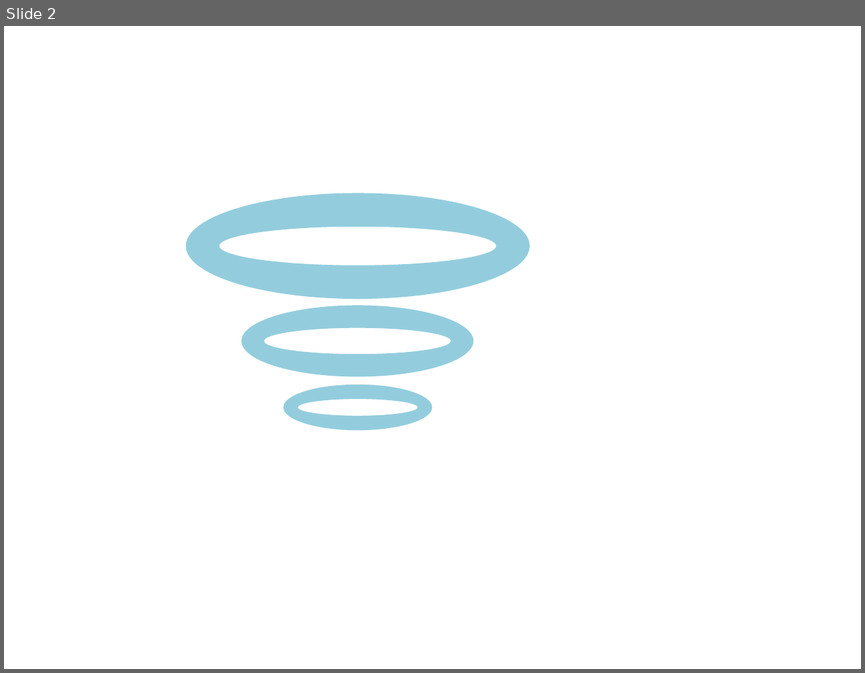
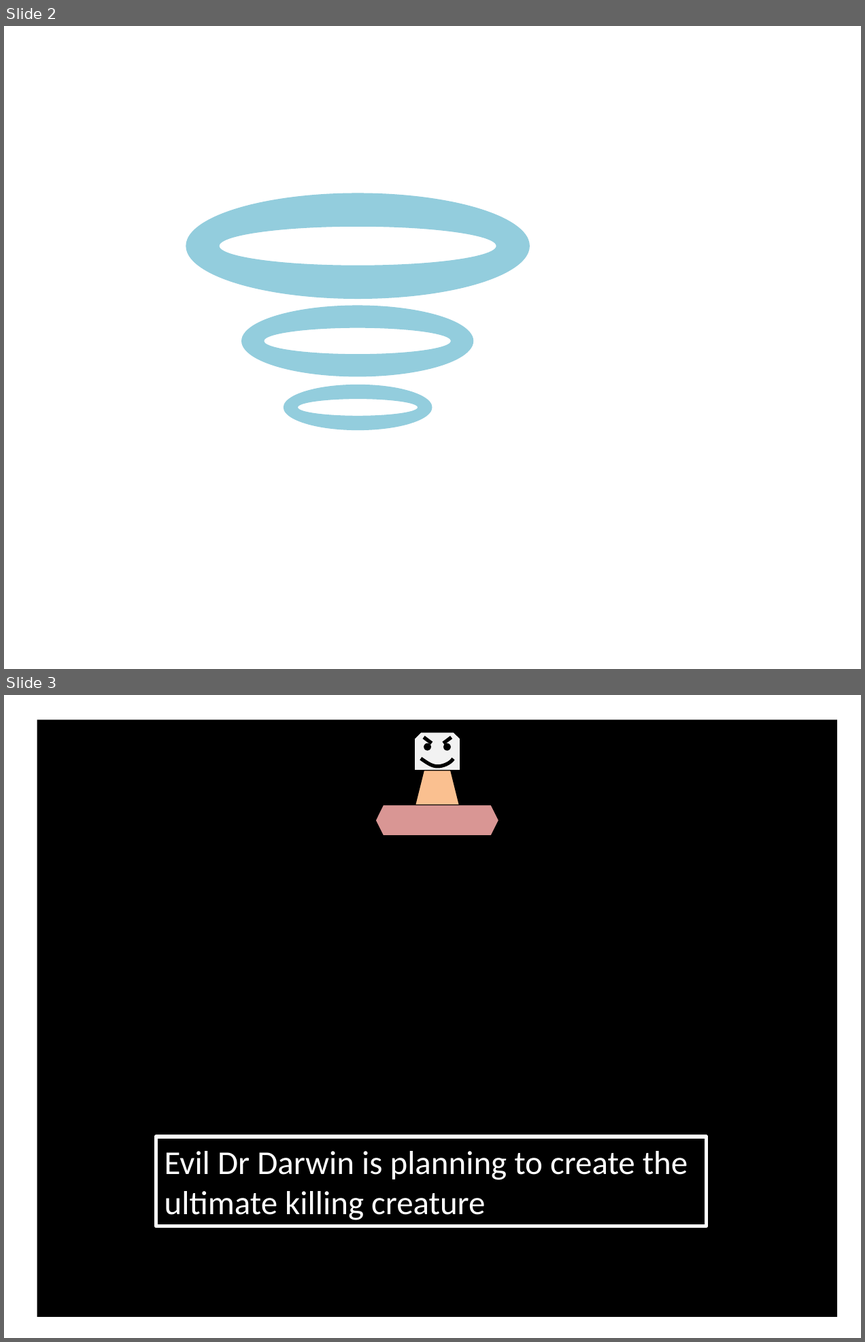
Before and after one commit to cleye/Dr-Darwin, a slide deck: resources/Presentation1.pptx. Shown one above the other, each under a label of ours: slide 2 before the commit, slides 2 and 3 after it. The pictures are 865x673 and 865x1342 pixels, drawn with LibreOffice and Linux fonts; fonts in the diff are those of the drawing. Boxes give left, top, right and bottom in pixels: in the first picture for what was removed or moved away, otherwise in the second. Text is boxed around its words. In the diff, an @@ line names an element or a change of style, - is before the commit and + after.

```diff
--- a/resources/Presentation1.pptx
+++ b/resources/Presentation1.pptx
@@ slide 3 added at [4,695,861,1338], background #FFFFFF @@
@@ rectangle added at [37,720,838,1317], fill #000000 @@
@@ group added at [375,732,498,836]: 2 ellipses, 2 lines, 1 trapezoid, 1 hexagon, 1 snip same rect, 1 freeform shape @@
@@ rectangle added at [156,1136,706,1225], outline #FFFFFF 3 pt, 28 pt, text #FFFFFF @@
+Evil Dr Darwin is planning to create the ultimate killing creature
```
Also in this commit, not shown: 2 other files.
